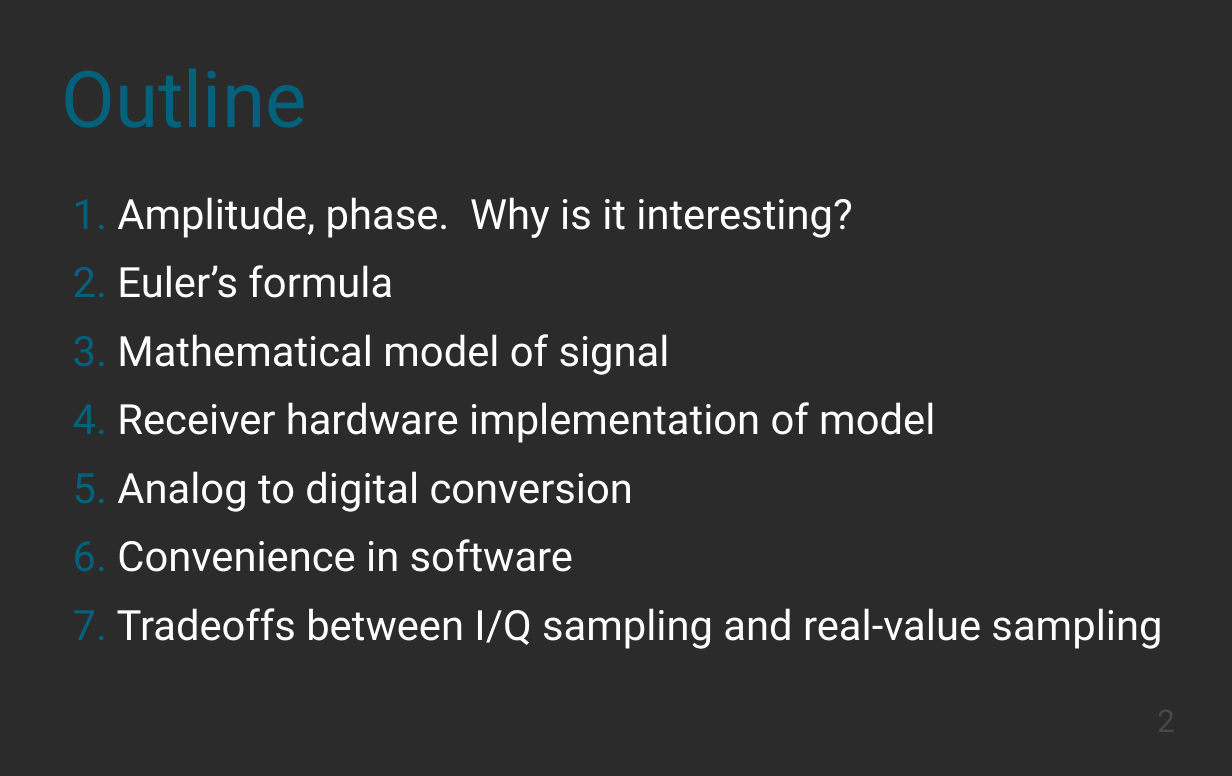
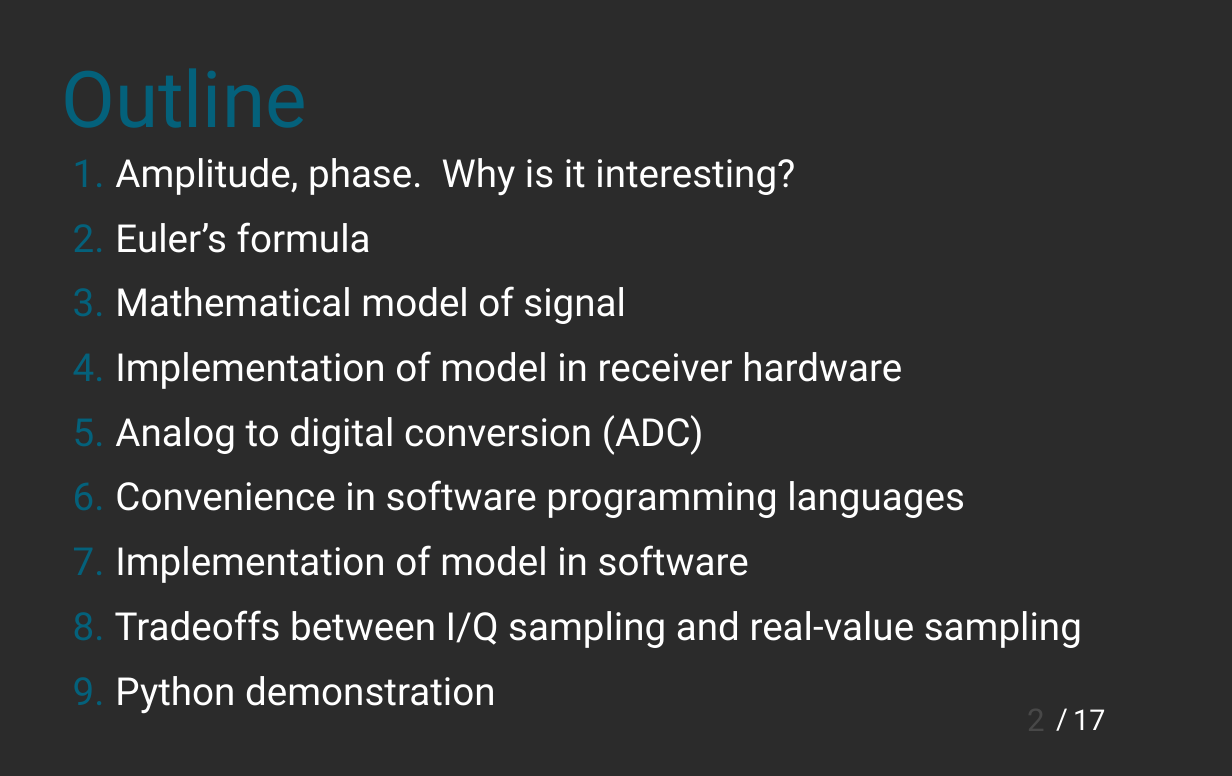
Before and after one commit to spiro-sarris/pres, a slide deck: slide 2 of rf_iq.odp. Drawn at 1232x776 pixels with LibreOffice and Linux fonts; fonts in the diff are those of the drawing; background and template pictures are left out; a plain dark background stands for a picture behind light text. Boxes give left, top, right and bottom in pixels: in the first picture for what was removed or moved away, otherwise in the second. Text is boxed around its words. In the diff, an @@ line names an element or a change of style, - is before the commit and + after.

```diff
--- a/rf_iq.odp
+++ b/rf_iq.odp
@@ text "Amplitude, phase. Why is it ...": place and size @@
-text "Amplitude, phase. Why is it ..." at [117, 197, 1162, 649]
+text "Amplitude, phase. Why is it ..." at [115, 158, 1082, 714]
@@ text at [115, 158, 1082, 648]: size 32 to 29.6 pt in "Amplitude, phase. Why is it interesting?", "Euler’s formula", "Mathematical model of signal", "Tradeoffs between I/Q sampling and real-value sampling" @@
@@ text at [115, 351, 965, 583]: text changed; size 32 to 29.6 pt @@
-4. Receiver hardware implementation of model
-5. Analog to digital conversion
-6. Convenience in software
+4. Implementation of model in receiver hardware
+5. Analog to digital conversion (ADC)
+6. Convenience in software programming languages
+7. Implementation of model in software
@@ text at [115, 676, 496, 714]: paragraph added @@
+9. Python demonstration
@@ page number rewrapped from [944, 701, 1175, 755] to [906, 701, 1045, 743] @@
@@ text added at [1053, 695, 1077, 742], 22 pt, text #FFFFFF @@
+/
@@ text added at [1073, 709, 1105, 730], 22 pt, text #FFFFFF @@
+17
```
Also in this commit, not shown: 12 other slides changed, 4 slides added, 1 slide removed.
